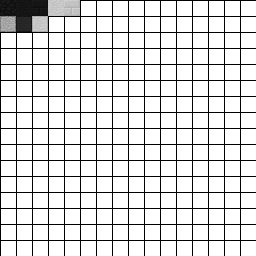
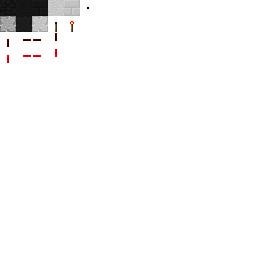
Comparing the layer stacks of the two 256x256 images. Changes:
painted on "Workspace" over [0, 7, 89, 63]
hid "Grid" over [0, 0, 256, 256]
